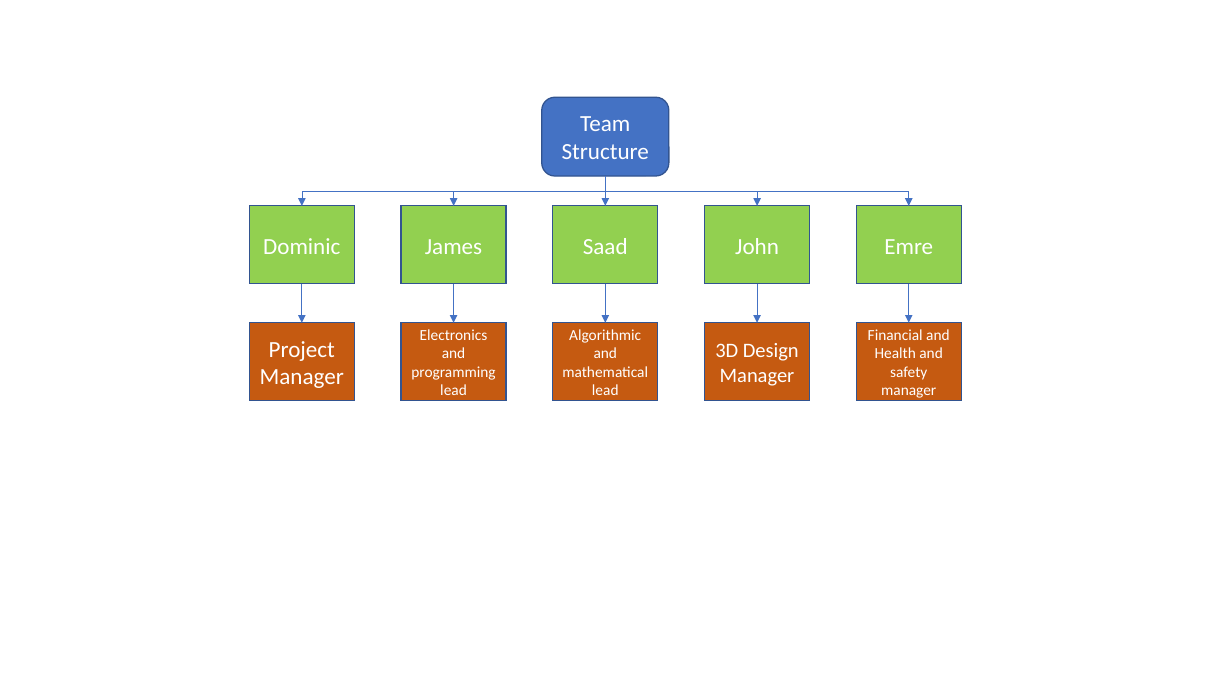
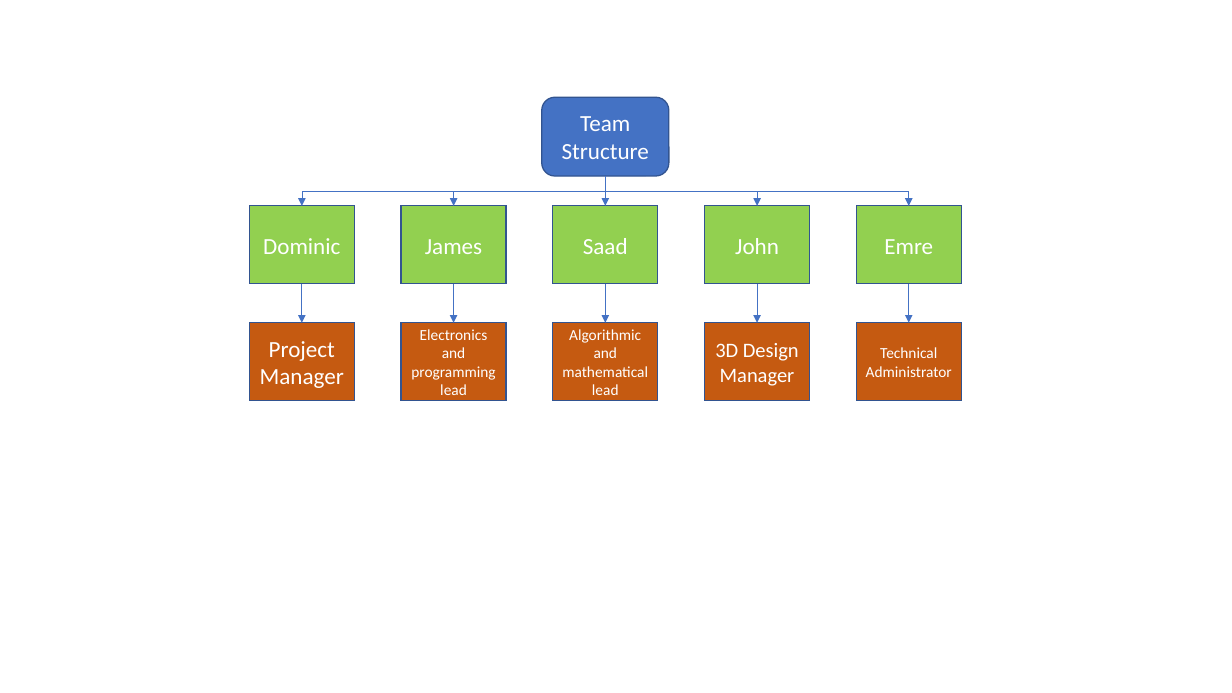
Before and after one commit to rodneyrodneybristol/GDIP_ROBOT, a slide deck: slide 1 of Project Management/Team Structure.pptx. Drawn at 1232x693 pixels with LibreOffice and Linux fonts; fonts in the diff are those of the drawing. Boxes give left, top, right and bottom in pixels: in the first picture for what was removed or moved away, otherwise in the second. Text is boxed around its words. In the diff, an @@ line names an element or a change of style, - is before the commit and + after.

```diff
--- a/Project Management/Team Structure.pptx
+++ b/Project Management/Team Structure.pptx
@@ text in rectangle at (x1=866, y1=347, x2=952, y2=377): text changed @@
-Financial and Health and safety manager
+Technical Administrator
```
